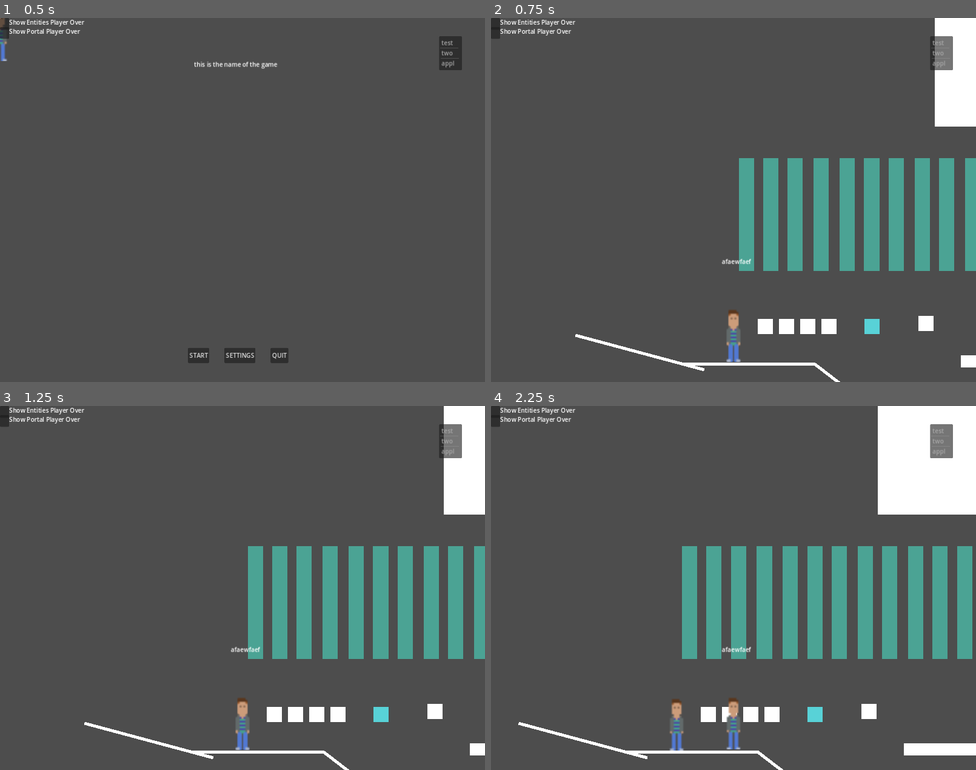
Above: before the commit, frames 1-4 (two rows, left to right).
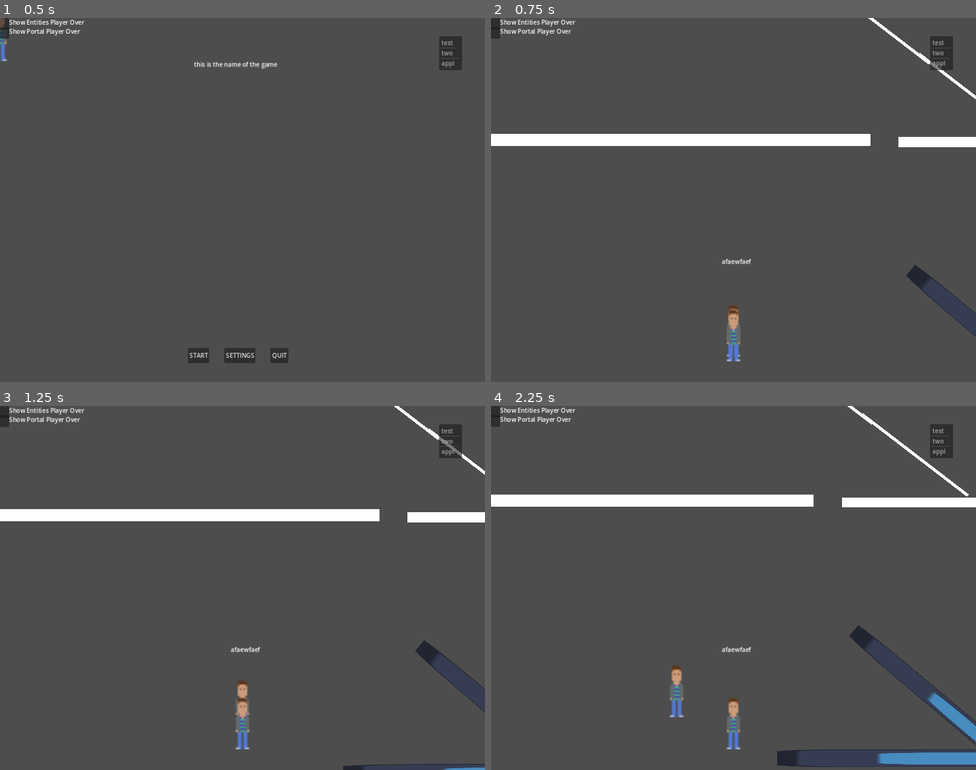
Above: after the commit, the same moments.

Repository: adamsocki/test_godot
Game: Godot game, scene res://game_manager.tscn
Same seed, same stepped clock (60 frames per second), same inputs: the game is played once before the commit and once after it. The engine's default icon, where the game draws it, is replaced by a stand-in: a white triangle on a blue panel in a dark square.
Inputs (mouse positions are in pixels of both pictures, inside the frame that each line leads up to):
- Up to frame 1 (0.5 s): no input
- Up to frame 2 (0.75 s): click "START" at 0.5 s
- Up to frame 3 (1.25 s): no input
- Up to frame 4 (2.25 s): move the mouse to (840, 569) at 1.27 s; hold D (move_right) 1.28-2.03 s; tap X (pick_up) at 1.35 s; move the mouse to (636, 606) at 2.02 s; hold Down (move_down) from 2.03 s (still down); tap Tab (player_switch) at 2.1 s

Frame 1 is identical in both runs. In frame 2, 17% of the frame differs, in the area x 0-100%, y 0-100%; in frame 3, 17%; in frame 4, 23%.

Commit message:
new ground mech

Diff:
--- a/game1_2D/levels/level_1.tscn
+++ b/game1_2D/levels/level_1.tscn
@@ -7,6 +7,7 @@
 [ext_resource type="PackedScene" uid="uid://1c481kjv62k7" path="res://portal.tscn" id="5_q3kg6"]
 [ext_resource type="PackedScene" uid="uid://w3wlyuwantv0" path="res://train.tscn" id="6_mdkb2"]
 [ext_resource type="PackedScene" uid="uid://6obukx56sac1" path="res://ground.tscn" id="7_p0bfa"]
+[ext_resource type="Texture2D" uid="uid://bhcegx8gptopi" path="res://icon.svg" id="8_6mglj"]
 
 [node name="Level1" type="Node2D"]
 position = Vector2(676, -448)
@@ -579,7 +580,7 @@
 disable_mode = 1
 
 [node name="Start" type="Node2D" parent="."]
-position = Vector2(200, 464)
+position = Vector2(172, 1456)
 scale = Vector2(5, 5)
 
 [node name="Sprite2D" type="Sprite2D" parent="Start"]
@@ -642,17 +643,18 @@
 
 [node name="ground" parent="." instance=ExtResource("7_p0bfa")]
 position = Vector2(64, 540)
-scale = Vector2(43.96, 1)
+scale = Vector2(43.4281, 1.08067)
 ground_type = 0
 
 [node name="ground2" parent="." instance=ExtResource("7_p0bfa")]
 position = Vector2(-216, 464)
 rotation = 0.261799
 scale = Vector2(43.96, 1)
+collision_layer = 1
 ground_type = 0
 
 [node name="ground3" parent="." instance=ExtResource("7_p0bfa")]
-position = Vector2(416, 540)
+position = Vector2(412, 540)
 rotation = 0.654134
 scale = Vector2(44.0412, 1.00185)
 ground_type = 0
@@ -678,3 +680,55 @@
 position = Vector2(0, -44.2)
 scale = Vector2(1, 2.0625)
 polygon = PackedVector2Array(0, 0, 88, 0, 160, 0, 160, 0, 160, 32, 0, 32)
+
+[node name="Area2D2" type="Area2D" parent="."]
+collision_layer = 2
+
+[node name="ColorRect" type="ColorRect" parent="Area2D2"]
+offset_right = 40.0
+offset_bottom = 40.0
+
+[node name="Sprite2D2" type="Sprite2D" parent="Area2D2"]
+position = Vector2(1296, 1640)
+scale = Vector2(13.4101, 0.370089)
+texture = ExtResource("8_6mglj")
+
+[node name="StaticBody2D" type="StaticBody2D" parent="Area2D2"]
+collision_layer = 2
+
+[node name="CollisionPolygon2D" type="CollisionPolygon2D" parent="Area2D2/StaticBody2D"]
+polygon = PackedVector2Array(-372, 1616, 2220, 1616, 2220, 1664, -372, 1664)
+
+[node name="Area2D4" type="Area2D" parent="."]
+position = Vector2(12, 448)
+collision_layer = 2
+
+[node name="ColorRect" type="ColorRect" parent="Area2D4"]
+offset_right = 40.0
+offset_bottom = 40.0
+
+[node name="Sprite2D3" type="Sprite2D" parent="Area2D4"]
+position = Vector2(1284, 1408)
+rotation = 0.699583
+scale = Vector2(13.4101, 0.370089)
+texture = ExtResource("8_6mglj")
+
+[node name="StaticBody2D" type="StaticBody2D" parent="Area2D4"]
+collision_layer = 2
+
+[node name="CollisionPolygon2D" type="CollisionPolygon2D" parent="Area2D4/StaticBody2D"]
+polygon = PackedVector2Array(-372, 1616, 2220, 1616, 2220, 1664, -372, 1664)
+
+[node name="Area2D3" type="Area2D" parent="."]
+collision_layer = 2
+
+[node name="Sprite2D" type="Sprite2D" parent="Area2D3"]
+position = Vector2(1296, 2088)
+scale = Vector2(13.4101, 0.370089)
+texture = ExtResource("8_6mglj")
+
+[node name="StaticBody2D" type="StaticBody2D" parent="Area2D3"]
+collision_layer = 2
+
+[node name="CollisionPolygon2D" type="CollisionPolygon2D" parent="Area2D3/StaticBody2D"]
+polygon = PackedVector2Array(1052, 1616, 1628, 2112, 1564, 2112, 988, 1616)
Not shown: 1 places in game1_2D/levels/level_1.tscn that only renumber resources
